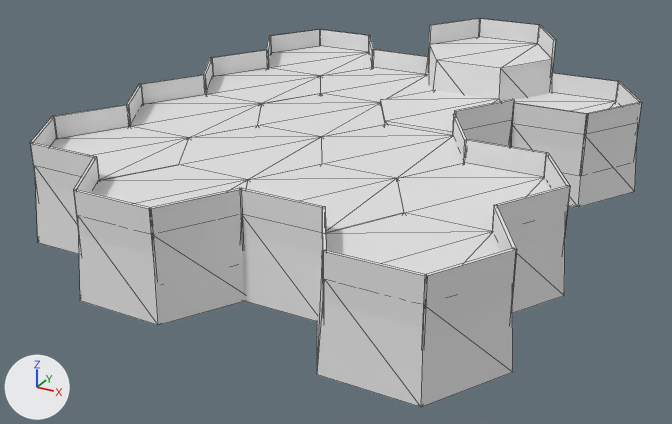
An edit to the OBJ model src/NavMesh/Files/Arena.obj, drawn before and after from the same camera.
One viewpoint serves both versions: a 50 mm lens placed at (4477.0, -4814.0, 2891.0), pointed at (1290.0, 982.0, -7.0). The lights are fixed; the arrows at lower left show +X, +Y and +Z. Mesh edges are drawn as thin lines. Where no turn or scale is listed for an object, it has been applied to the vertices. Vertices at the same position are counted once.

In view in the first picture: 'Arena'.
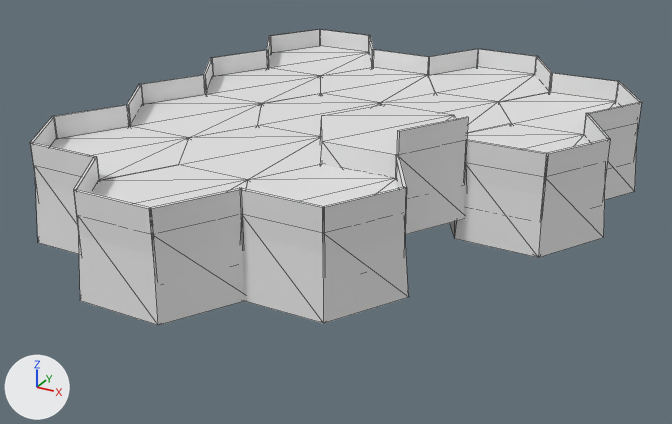
The edits, one by one:
me_arena is used by ob_arena; location (0.0, 0.0, 0.0).
me_arena had 420 vertices, 492 faces and spanned x -626.0..3224.0, y -1044.0..3544.0, z 0.0..1040.0.
me_arena now has 376 vertices, 448 faces and spans x -626.0..3224.0, y -1044.0..3544.0, z 0.0..915.0.
me_arena part 1: the loose piece of 8 vertices spanning x 2013.0..2317.0, y 996.0..1504.0, z 250.0..750.0 is moved by (0.0, -1000.0, 0.0).
me_arena part 2: the loose piece of 8 vertices spanning x 2879.0..3183.0, y -1004.0..-496.0, z 250.0..750.0 is moved by (-866.0, 500.0, 0.0).
me_arena part 3: the loose piece of 12 vertices spanning x 1106.0..2358.0, y 1456.0..2544.0, z 27.0..606.0 is moved by (0.0, -1000.0, 138.0).
me_arena part 4: the loose piece of 8 vertices spanning x 2013.0..2317.0, y 1496.0..2004.0, z 277.0..777.0 is moved by (0.0, -1000.0, 138.0).
me_arena part 5: the loose piece of 8 vertices spanning x 2879.0..3183.0, y 496.0..1004.0, z 250.0..750.0 is moved by (0.0, 1000.0, 0.0).
me_arena part 6: the loose piece of 8 vertices spanning x 2879.0..3183.0, y -4.0..504.0, z 250.0..750.0 is moved by (0.0, 1000.0, 0.0).
me_arena part 7: the loose piece of 8 vertices spanning x 2013.0..2317.0, y 2996.0..3504.0, z 540.0..1040.0 is moved by (0.0, 0.0, -290.0).
me_arena part 8: the loose piece of 8 vertices spanning x 1147.0..1451.0, y 2996.0..3504.0, z 540.0..1040.0 is moved by (0.0, 0.0, -290.0).
me_arena part 9: the loose piece of 8 vertices spanning x 1445.0..2020.0, y 3490.0..3510.0, z 540.0..1040.0 is moved by (0.0, 0.0, -290.0).
me_arena part 10: the loose piece of 8 vertices spanning x 2013.0..2317.0, y -1004.0..-496.0, z 250.0..750.0 is deleted.
me_arena part 11: the loose piece of 8 vertices spanning x 2879.0..3183.0, y -504.0..4.0, z 250.0..750.0 is deleted.
me_arena part 12: the loose piece of 8 vertices spanning x 2311.0..2886.0, y 1990.0..2010.0, z 250.0..750.0 is deleted.
me_arena part 13: the loose piece of 8 vertices spanning x 2311.0..2886.0, y -1010.0..-990.0, z 250.0..750.0 is deleted.
Part 14, on me_arena:
38 vertices are removed from x 1106.0..3224.0, y -1044.0..3544.0, z 0.0..869.0.
80 faces are deleted.
2 vertices move from x 1106.0..3173.0, y 500.0..1000.0, z 0.0..579.0 to x 1157.0..3224.0, y 1500.0..2000.0, z 0.0..579.0.
20 vertices are added at x 1106.0..3173.0, y 956.0..3544.0, z 0.0..579.0.
6 new vertices lie (626.0, 0.0, 0.0) away from vertices in x 1419.0..2285.0, y 956.0..3544.0, z 0.0.
60 new faces join them.

What differs and where, as boxes (x1, y1, x2, y2) in the pictures (672 x 424 px; the box of a moved part takes in the faces that stretch with it):
'Arena', reshaped (24% shorter): before (30, 18, 642, 407); after (30, 29, 642, 325)
part 1 of me_arena, moved or reshaped: before (452, 114, 467, 163); after (395, 155, 407, 224)
part 2 of me_arena, moved or reshaped: before (424, 248, 516, 331); after (323, 187, 406, 256)
part 3 of me_arena, moved or reshaped: before (380, 90, 511, 147); after (320, 104, 465, 235)
part 4 of me_arena, moved or reshaped: before (454, 99, 514, 143); after (397, 117, 468, 175)
part 5 of me_arena, moved or reshaped: before (543, 153, 570, 229); after (583, 113, 610, 178)
part 6 of me_arena, moved or reshaped: before (495, 186, 570, 248); after (544, 139, 610, 197)
part 7 of me_arena, moved or reshaped: before (537, 25, 556, 73); after (534, 56, 552, 92)
part 8 of me_arena, moved or reshaped: before (428, 18, 480, 52); after (428, 49, 478, 75)
part 9 of me_arena, moved or reshaped: before (479, 18, 539, 44); after (477, 49, 536, 74)
part 10 of me_arena, deleted: before (322, 207, 326, 294)
part 11 of me_arena, deleted: before (492, 205, 517, 297)
part 12 of me_arena, deleted: before (511, 102, 587, 151)
part 13 of me_arena, deleted: before (323, 250, 426, 328)
part 14 of me_arena, moved or reshaped: before (317, 37, 565, 407); after (380, 67, 605, 257)
